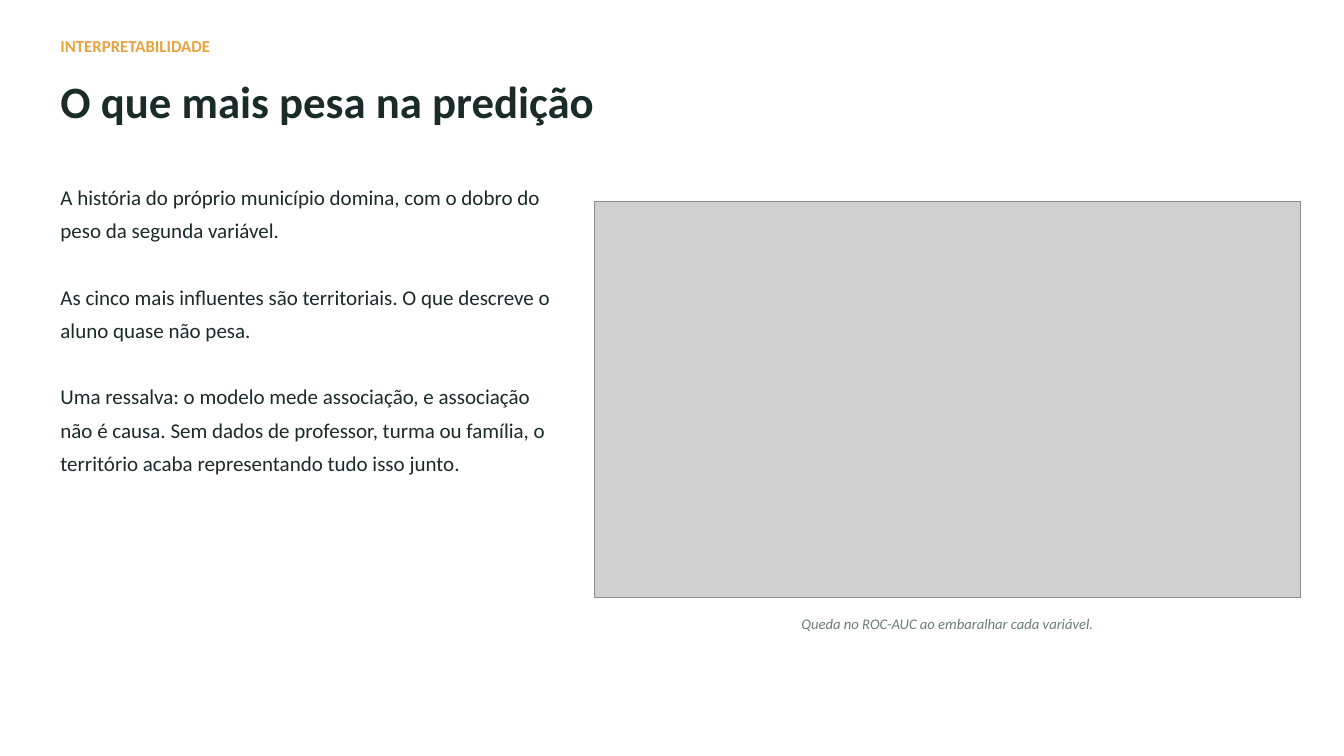
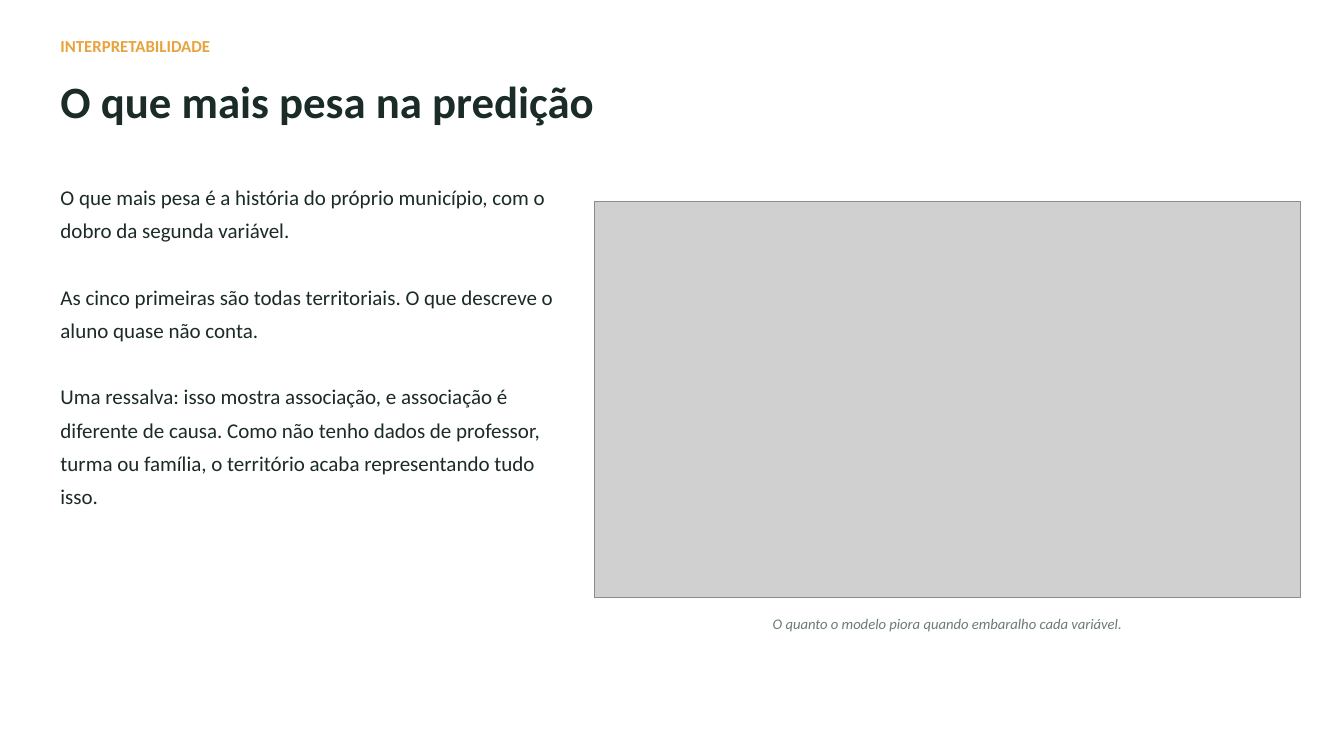
Before and after one commit to tcarvalhodiniz/tech-challenge-fase3, a slide deck: slide 8 of docs/apresentacao.pptx. Drawn at 1344x756 pixels with LibreOffice and Linux fonts; fonts in the diff are those of the drawing; grey boxes stand for pictures. Boxes give left, top, right and bottom in pixels: in the first picture for what was removed or moved away, otherwise in the second. Text is boxed around its words. In the diff, an @@ line names an element or a change of style, - is before the commit and + after.

Commit message:
Reescreve a apresentação em primeira pessoa
O texto dos slides estava quase todo impessoal ou passivo: 'um modelo que
estima', 'saem do treino', 'o agrupamento separou'. Ninguém fazia nada, as
coisas aconteciam sozinhas, e o conjunto soava automático.

Agora cada slide diz quem fez: construí, montei, comecei jogando fora, descobri,
separei, escrevi a nota mínima, fui medir o limite, agrupei. O projeto é
individual, então a voz é a primeira pessoa do singular.

O slide de escopo era o mais confuso. Explicava a necessidade de uma base nova
com o vocabulário do problema, dizendo que a camada anterior 'servia a relatório,
no grão de município'. Passa a dizer que a base da fase anterior guardava uma
linha por município e que, para prever criança por criança, era preciso uma linha
por aluno.

Saem também os termos que não significam nada para um gestor: o título do slide
sobre ausência falava em 'classe negativa', e um cartão anunciava 'tabelas Gold
novas'.

O título do slide de escopo estava passivo enquanto o corpo já estava em primeira
pessoa; passa a acompanhar.

```diff
--- a/docs/apresentacao.pptx
+++ b/docs/apresentacao.pptx
@@ text at (x1=60, y1=190, x2=553, y2=504): text changed @@
-A história do próprio município domina, com o dobro do peso da segunda variável.
-As cinco mais influentes são territoriais. O que descreve o aluno quase não pesa.
-Uma ressalva: o modelo mede associação, e associação não é causa. Sem dados de professor, turma ou família, o território acaba representando tudo isso junto.
+O que mais pesa é a história do próprio município, com o dobro da segunda variável.
+As cinco primeiras são todas territoriais. O que descreve o aluno quase não conta.
+Uma ressalva: isso mostra associação, e associação é diferente de causa. Como não tenho dados de professor, turma ou família, o território acaba representando tudo isso.
@@ text at (x1=773, y1=619, x2=1121, y2=632): text changed @@
-Queda no ROC-AUC ao embaralhar cada variável.
+O quanto o modelo piora quando embaralho cada variável.
```
Also in this commit, not shown: 7 other slides changed.
